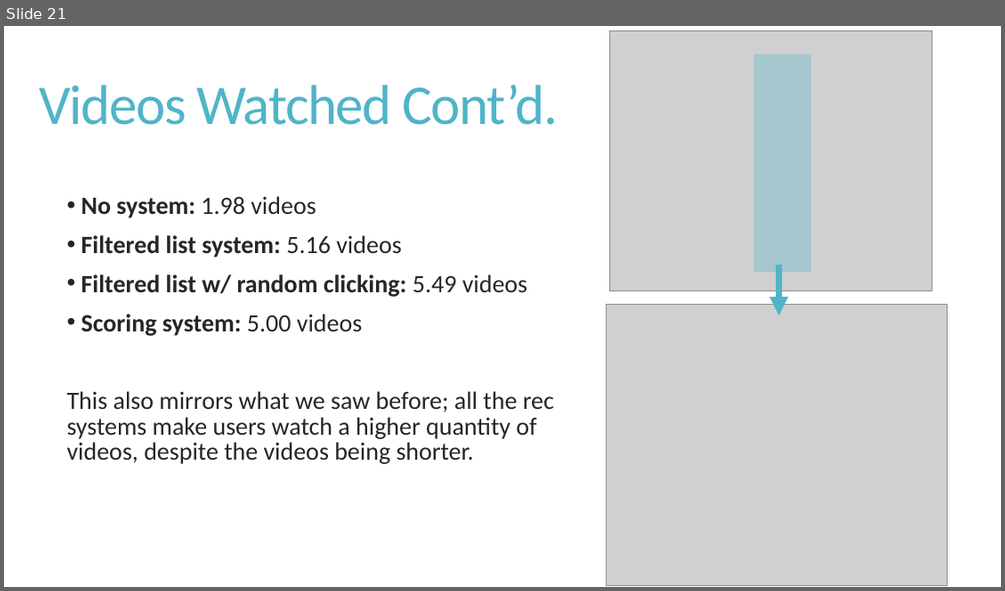
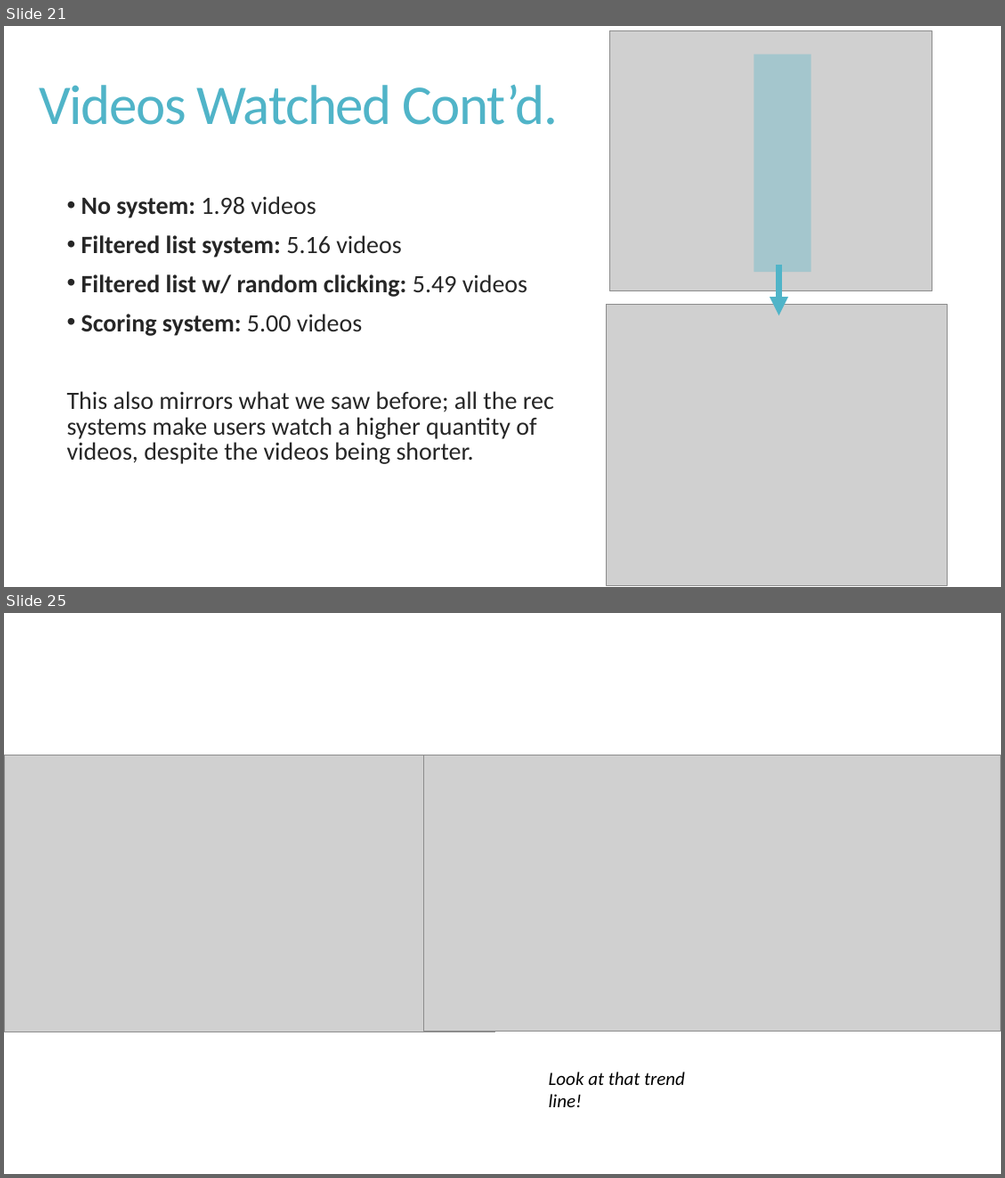
Before and after one commit to snyder-research-group/tools-of-justice, a slide deck: youtube simulation/Current Status of YouTube Simulation - 1-9-24.pptx. Shown one above the other, each under a label of ours: slide 21 before the commit, slides 21 and 25 after it; the slides between them are not shown. The pictures are 1005x591 and 1005x1178 pixels, drawn with LibreOffice and Linux fonts; fonts in the diff are those of the drawing; grey boxes stand for pictures. Boxes give left, top, right and bottom in pixels: in the first picture for what was removed or moved away, otherwise in the second. Text is boxed around its words. In the diff, an @@ line names an element or a change of style, - is before the commit and + after.

```diff
--- a/youtube simulation/Current Status of YouTube Simulation - 1-9-24.pptx
+++ b/youtube simulation/Current Status of YouTube Simulation - 1-9-24.pptx
@@ slide 25 added at [4,613,1001,1174], background #FFFFFF @@
@@ picture added at [4,755,495,1032] @@
@@ picture added at [424,755,1001,1032] @@
@@ text added at [549,1071,685,1107], 18 pt, text #000000, italic @@
+Look at that trend line!
```
Also in this commit, not shown: 7 other slides added, 1 other file.
